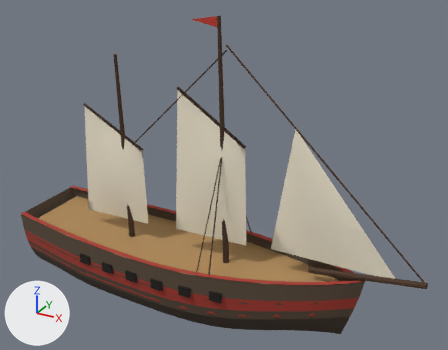
Renders of the glTF model public/models/ships/lugger.glb from each side of a commit.
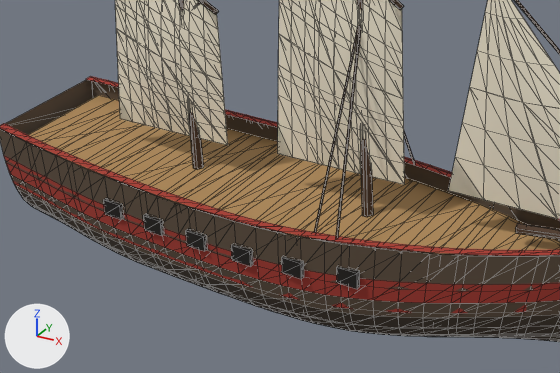
There are two pictures of each version: one whole from a 50 mm lens placed at (14.1, -21.4, 16.5), pointed at (2.1, 0.4, 5.6), one close up on the part from 5% to 74% of the width and 41% to 100% of the height. The axes (+X, +Y, +Z) are drawn at lower left. The lights are the same throughout. The last two pictures show the newer version. The close-ups show mesh edges as thin lines. Where no turn or scale is listed for an object, it has been applied to the vertices. Vertices at exactly the same position are counted once.

Objects in the first close-up: 'LOD0_Body', 'LOD0_m0_AftSail', 'LOD0_m1_AftSail', 'LOD1_Body', 'LOD1_m0_AftSail', 'LOD1_m1_AftSail', 'LOD2_Body' and 1 more.
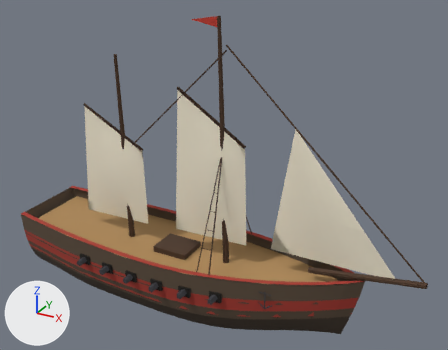
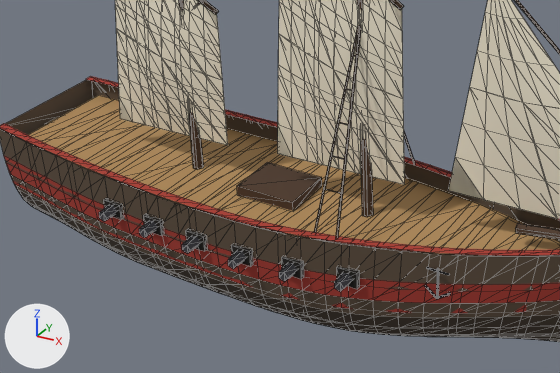
Boxes (x1, y1, x2, y2) around the edits, measured in the close-ups (560 x 373 px):
part 1 of me_lod0_body, added: after (99, 205, 117, 222)
part 2 of me_lod0_body, added: after (139, 221, 157, 238)
part 3 of me_lod0_body, added: after (182, 236, 200, 254)
part 4 of me_lod0_body, added: after (228, 251, 246, 269)
part 5 of me_lod0_body, added: after (279, 264, 297, 282)
part 6 of me_lod0_body, added: after (334, 273, 353, 292)
part 7 of me_lod0_body, added: after (436, 268, 439, 298)
part 8 of me_lod0_body, added: after (427, 267, 450, 275)
part 9 of me_lod0_body, added (brown): after (237, 162, 322, 211)
part 10 of me_lod0_body, added: after (325, 55, 356, 193)
part 11 of me_lod0_body, added: after (425, 285, 451, 299)

The edits, one by one:
me_lod0_body is used by ob_lod0_body; location (0.0, 0.0, 0.0).
me_lod0_body had 897 vertices, 1411 faces and spanned x -8.3..11.2, y -2.5..2.5, z -1.5..12.5.
me_lod0_body now has 1173 vertices, 1815 faces and spans x -8.3..11.2, y -2.9..2.9, z -1.5..12.5.
me_lod0_body part 1: a new loose piece, a 5-sided cut cone along y (radius 0.14 at the low end, 0.16 at the high end) spanning x -4.04..-3.74, y -2.81..-2.36, z 0.9..1.21, in mat_lugger_atlas_mat (picture img_lugger_atlas).
me_lod0_body part 2: a new loose piece, a 5-sided cut cone along y (radius 0.14 at the low end, 0.17 at the high end) spanning x -2.66..-2.36, y -2.88..-2.43, z 0.87..1.18, in mat_lugger_atlas_mat (picture img_lugger_atlas).
me_lod0_body part 3: a new loose piece, a 5-sided cut cone along y (radius 0.14 at the low end, 0.17 at the high end) spanning x -1.28..-0.98, y -2.92..-2.47, z 0.86..1.17, in mat_lugger_atlas_mat (picture img_lugger_atlas).
me_lod0_body part 4: a new loose piece, a 5-sided cut cone along y (radius 0.14 at the low end, 0.16 at the high end) spanning x 0.11..0.41, y -2.93..-2.48, z 0.87..1.18, in mat_lugger_atlas_mat (picture img_lugger_atlas).
me_lod0_body part 5: a new loose piece, a 5-sided cut cone along y (radius 0.14 at the low end, 0.16 at the high end) spanning x 1.51..1.8, y -2.82..-2.37, z 0.91..1.22, in mat_lugger_atlas_mat (picture img_lugger_atlas).
me_lod0_body part 6: a new loose piece, a 5-sided cut cone along y (radius 0.14 at the low end, 0.16 at the high end) spanning x 2.91..3.21, y -2.6..-2.15, z 0.96..1.28, in mat_lugger_atlas_mat (picture img_lugger_atlas).
me_lod0_body part 7: a new loose piece, a 5-sided cylinder along z spanning x 5.154..5.207, y -1.766..-1.716, z 1.001..1.801, in mat_lugger_atlas_mat (picture img_lugger_atlas).
me_lod0_body part 8: a new loose piece, a 5-sided cylinder along x spanning x 4.901..5.461, y -1.766..-1.721, z 1.713..1.756, in mat_lugger_atlas_mat (picture img_lugger_atlas).
me_lod0_body part 9: a new loose piece, a box spanning x -1.1..0.62, y -0.72..0.72, z 1.42..1.7, in mat_lugger_atlas_mat (picture img_lugger_atlas).
me_lod0_body part 10: 60 vertices added at x 2.1..2.6, y -1.7..1.7, z 3.0..6.0.
me_lod0_body part 11: 20 vertices added at x 4.8..5.5, y -1.8..-1.7, z 1.0..1.3.
Other edits to the shape of me_lod0_body do not show in these pictures.
